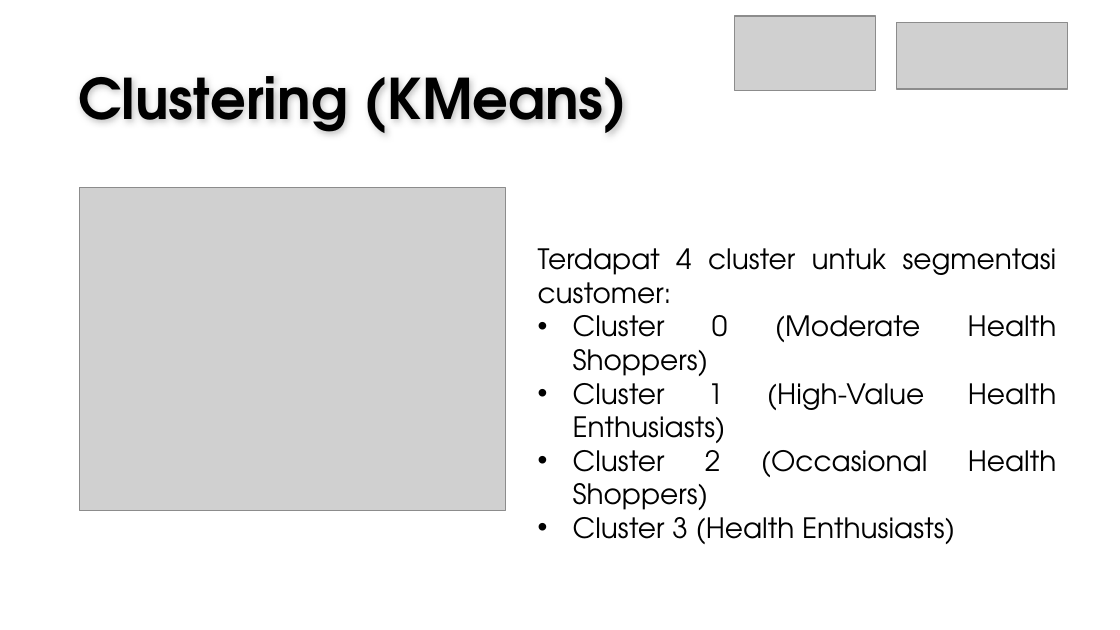
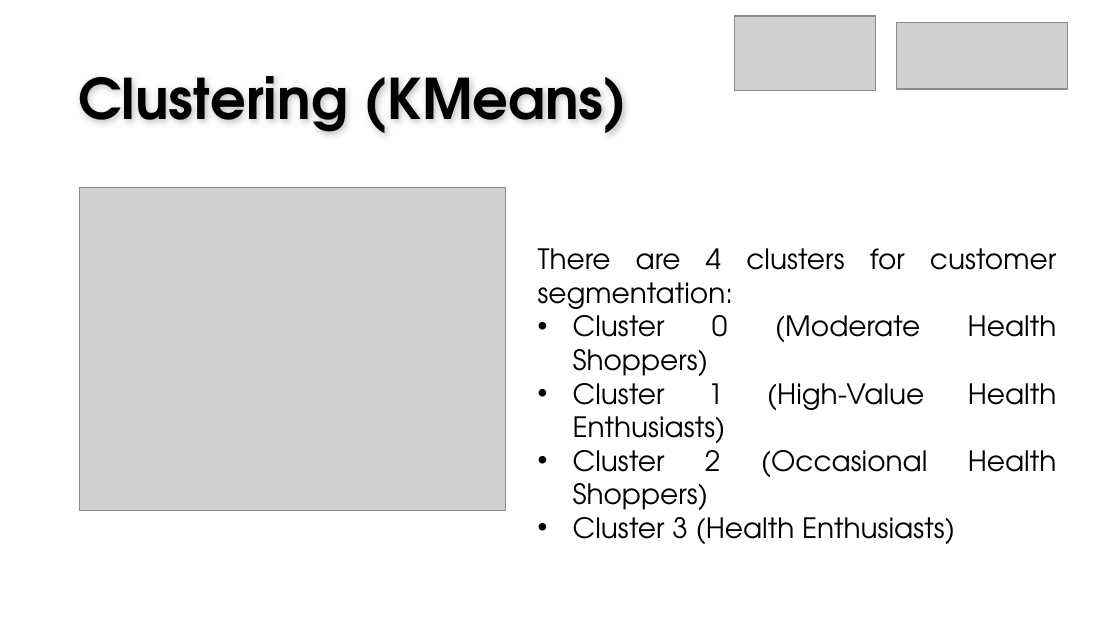
Before and after one commit to gisellehalim/kalbe-ds-vix-rakamin, a slide deck: slide 12 of Result Kalbe Nutritionals x Rakamin Academy.pptx. Drawn at 1120x630 pixels with LibreOffice and Linux fonts; fonts in the diff are those of the drawing; grey boxes stand for pictures; background and template pictures are left out. Boxes give left, top, right and bottom in pixels: in the first picture for what was removed or moved away, otherwise in the second. Text is boxed around its words. In the diff, an @@ line names an element or a change of style, - is before the commit and + after.

```diff
--- a/Result Kalbe Nutritionals x Rakamin Academy.pptx
+++ b/Result Kalbe Nutritionals x Rakamin Academy.pptx
@@ text at (538, 248, 1056, 316): text changed @@
-Terdapat 4 cluster untuk segmentasi customer:
+There are 4 clusters for customer segmentation:
```
Also in this commit, not shown: 12 other slides changed, 1 slide added, 1 slide removed.
